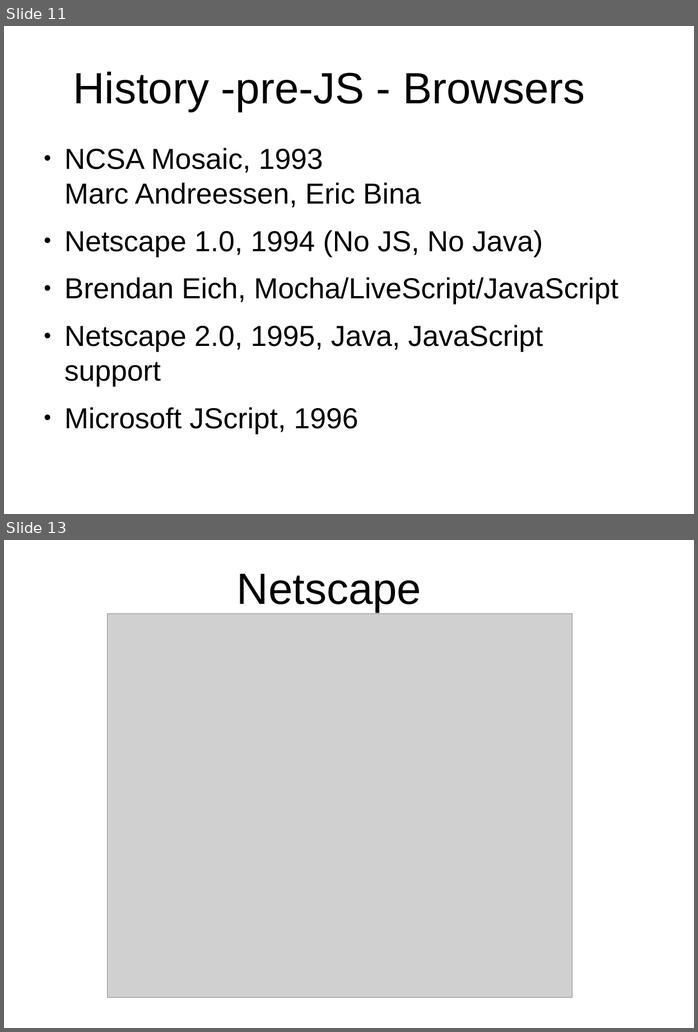
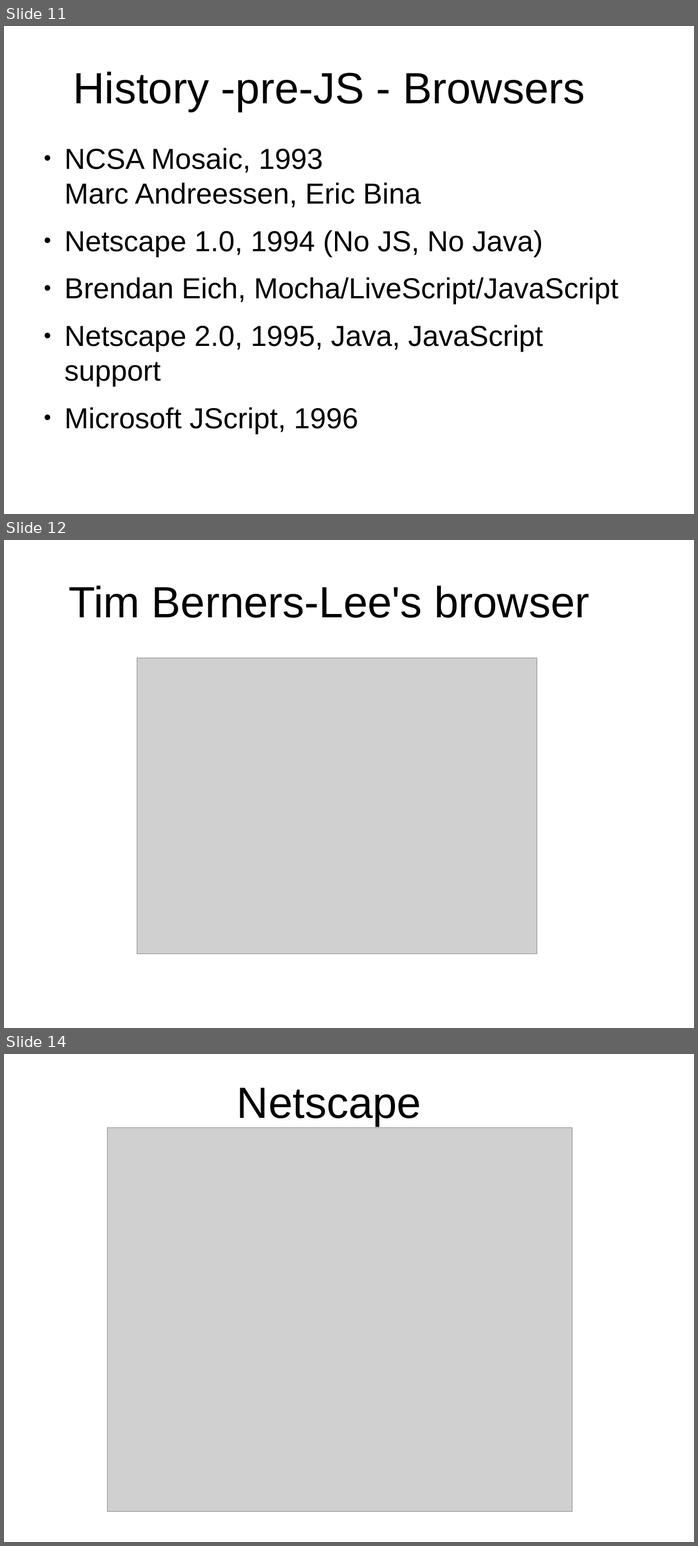
Before and after one commit to peterborkuti/other, a slide deck: JavaScriptBasics/jsbasics-slide.odp. Shown one above the other, each under a label of ours: slides 11 and 13 before the commit, slides 11, 12 and 14 after it; the slides between them are not shown. The pictures are 698x1032 and 698x1546 pixels, drawn with LibreOffice and Linux fonts; fonts in the diff are those of the drawing; grey boxes stand for pictures; background and template pictures are left out. Boxes give left, top, right and bottom in pixels: in the first picture for what was removed or moved away, otherwise in the second. Text is boxed around its words. In the diff, an @@ line names an element or a change of style, - is before the commit and + after.

```diff
--- a/JavaScriptBasics/jsbasics-slide.odp
+++ b/JavaScriptBasics/jsbasics-slide.odp
@@ slide 12 added at (4,540,694,1028), background #FFFFFF @@
@@ title added at (68,585,589,618), 53.3 pt, text #000000 @@
+Tim Berners-Lee's browser
@@ picture added at (137,658,537,954) @@
@@ what was slide 13 is now slide 14 @@
```
Also in this commit, not shown: 6 slides changed, 5 other slides added, 8 other files.
